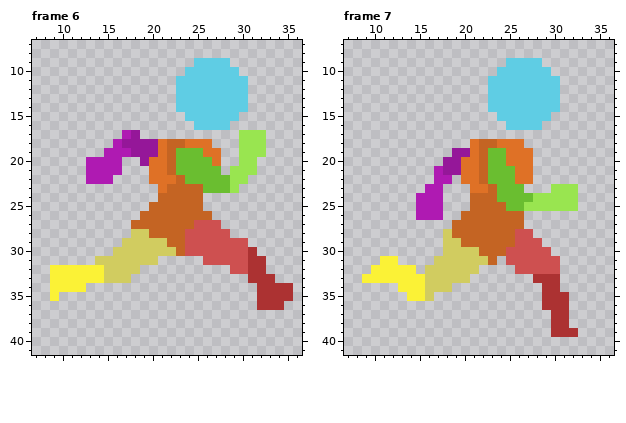
Edited in one commit: pixel-art file (Assets/Art/Pixel Art Character Asset Packs 1-4 (final)/Asset Packs 1-4 (final)/Asset Pack-V1/Aseprite Files/Player/run cycle 48x48.aseprite). Above, as it was before the edit.
48x48 pixels, 8 frames. Shown: frame 6: x 7..36, y 7..41; frame 7: x 7..36, y 7..41. The commit also changed other frames, which this record leaves out.
The same view after the edit:
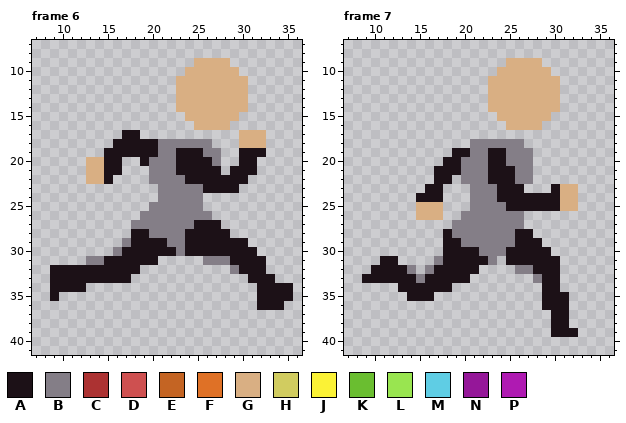
Palette (. is transparent): A #1c1117  B #847e87  C #ac3232  D #ce5050  E #c46423  F #df7126  G #d9af83  H #d1cc60  J #fbf236  K #6abe30  L #99e550  M #5fcde4  N #951799  P #af1ab2
From old to new:
--- frame 6
@@ x 7..36 @@
  8 ..............................
- 9 ..................MMMM........
-10 .................MMMMMM.......
-11 ................MMMMMMMM......
-12 ................MMMMMMMM......
-13 ................MMMMMMMM......
-14 ................MMMMMMMM......
-15 .................MMMMMM.......
-16 ..................MMMM........
-17 ..........PN...........LLL....
-18 .........PNNNNFEEFFF...LLL....
-19 ........PPPNNNFEKKKFF..LLL....
-20 ......PPPP..NFFEKKKKF..LL.....
-21 ......PPPP...FFEKKKKK.LLL.....
-22 ......PPP....FFFEKKKKKLL......
-23 ..............FEEEEKKKL.......
-24 ..............EEEEE...........
-25 .............EEEEEE...........
-26 ............EEEEEEEE..........
-27 ...........EEEEEEEDDD.........
-28 ...........HHEEEEDDDDD........
-29 ..........HHHHHEEDDDDDDD......
-30 .........HHHHHHHEDDDDDDDC.....
-31 .......HHHHHHH.....DDDDDCC....
-32 ..JJJJJJHHHH..........DDCC....
-33 ..JJJJJJHHH.............CCC...
-34 ..JJJJ...................CCCC.
-35 ..J......................CCCC.
-36 .........................CCC..
+ 9 ..................GGGG........
+10 .................GGGGGG.......
+11 ................GGGGGGGG......
+12 ................GGGGGGGG......
+13 ................GGGGGGGG......
+14 ................GGGGGGGG......
+15 .................GGGGGG.......
+16 ..................GGGG........
+17 ..........AA...........GGG....
+18 .........AAAAABBBBBB...GGG....
+19 ........AAAAAABBAAABB..AAA....
+20 ......GGAA..ABBBAAAAB..AA.....
+21 ......GGAA...BBBAAAAA.AAA.....
+22 ......GGA....BBBBAAAAAAA......
+23 ..............BBBBBAAAA.......
+24 ..............BBBBB...........
+25 .............BBBBBB...........
+26 ............BBBBBBBB..........
+27 ...........BBBBBBBAAA.........
+28 ...........AABBBBAAAAA........
+29 ..........BAAAABBAAAAAAA......
+30 .........BAAAAAABAAAAAAAA.....
+31 ......BBAAAAAA.....BBBAAAA....
+32 ..AAAAAAAAAA..........BAAA....
+33 ..AAAAAAAAA.............AAA...
+34 ..AAAA...................AAAA.
+35 ..A......................AAAA.
+36 .........................AAA..
 37 ..............................
--- frame 7
@@ x 7..36 @@
  8 ..............................
- 9 ..................MMMM........
-10 .................MMMMMM.......
-11 ................MMMMMMMM......
-12 ................MMMMMMMM......
-13 ................MMMMMMMM......
-14 ................MMMMMMMM......
-15 .................MMMMMM.......
-16 ..................MMMM........
+ 9 ..................GGGG........
+10 .................GGGGGG.......
+11 ................GGGGGGGG......
+12 ................GGGGGGGG......
+13 ................GGGGGGGG......
+14 ................GGGGGGGG......
+15 .................GGGGGG.......
+16 ..................GGGG........
 17 ..............................
-18 ..............FEEFFF..........
-19 ............NNFEKKFFF.........
-20 ...........NNFFEKKFFF.........
-21 ..........PNNFFEKKKFF.........
-22 ..........PP.FFEKKKFF.........
-23 .........PP...FFEKKK...LLL....
-24 ........PPP...EEEKKKKLLLLL....
-25 ........PPP...EEEEKKLLLLLL....
-26 ........PPP..EEEEEEE..........
-27 ............EEEEEEEE..........
-28 ...........HEEEEEEEDD.........
-29 ...........HHEEEEEEDDD........
-30 ...........HHHHEEEDDDDD.......
-31 ....JJ....HHHHHHE.DDDDDD......
-32 ...JJJJJ.HHHHHH....DDDDD......
-33 ..JJJJJJJHHHHH.......CCC......
-34 ......JJJHHH..........CC......
-35 .......JJH............CCC.....
-36 ......................CCC.....
-37 .......................CC.....
-38 .......................CC.....
-39 .......................CCC....
+18 ..............BBBBBB..........
+19 ............AABBAABBB.........
+20 ...........AABBBAABBB.........
+21 ..........AAABBBAAABB.........
+22 ..........AA.BBBAAABB.........
+23 .........AA...BBBAAA...AGG....
+24 ........AAA...BBBAAAAAAAGG....
+25 ........GGG...BBBBAAAAAAGG....
+26 ........GGG..BBBBBBB..........
+27 ............BBBBBBBB..........
+28 ...........ABBBBBBBAA.........
+29 ...........AABBBBBBAAA........
+30 ...........AAAABBBAAAAA.......
+31 ....AA....BAAAAAB.AAAAAA......
+32 ...AAAAB.BAAAAA....BBAAA......
+33 ..AAAAAABAAAAA.......BAA......
+34 ......AAAAAA..........AA......
+35 .......AAA............AAA.....
+36 ......................AAA.....
+37 .......................AA.....
+38 .......................AA.....
+39 .......................AAA....
 40 ..............................
